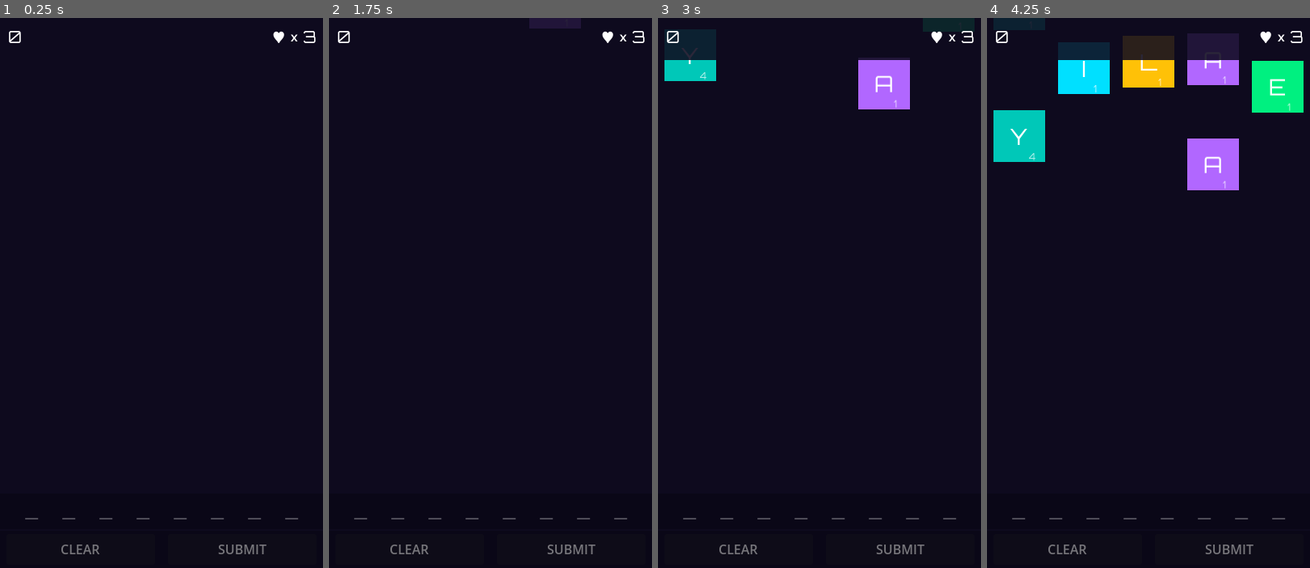
Above: before the commit, frames 1-4 (left to right).
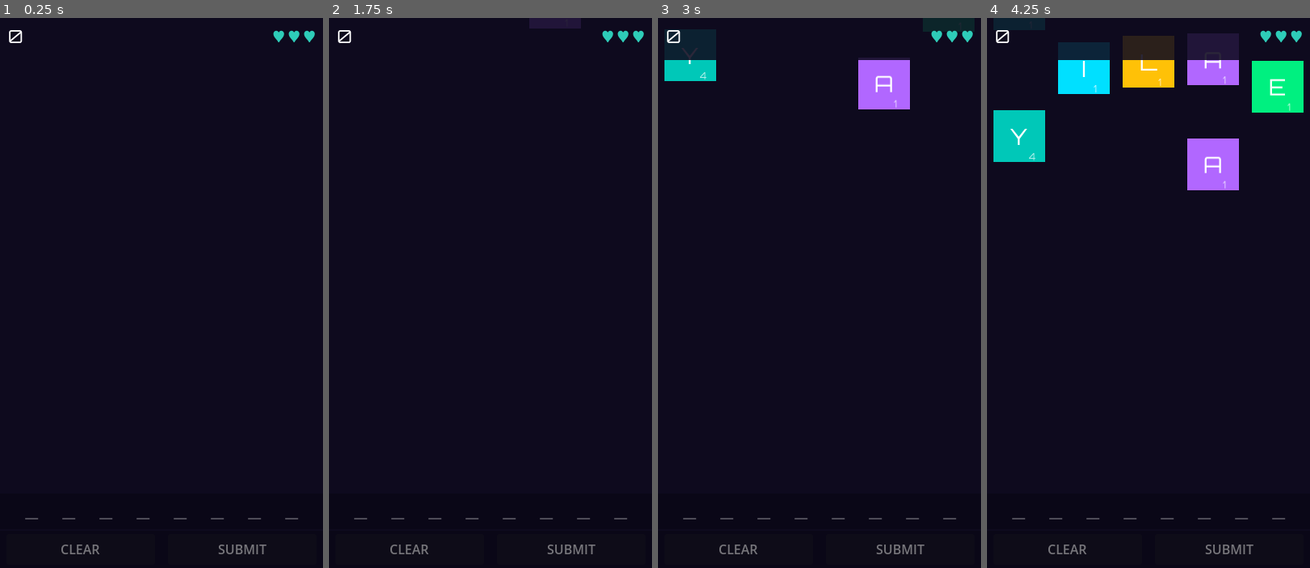
Above: after the commit, the same moments.

Repository: mustafa-elhelbawy/word-storm
Game: Godot game, scene res://scenes/main/Main.tscn
Same seed, same stepped clock (60 frames per second), same inputs: the game is played once before the commit and once after it.
Inputs (mouse positions are in pixels of both pictures, inside the frame that each line leads up to):
- Up to frame 1 (0.25 s): no input
- Up to frame 2 (1.75 s): tap Enter at 0.5 s; move the mouse to (561, 265) at 0.52 s; click (561, 265) at 0.67 s; tap Space at 1.25 s; move the mouse to (425, 320) at 1.27 s; click (425, 320) at 1.42 s
- Up to frame 3 (3 s): tap Enter at 2 s; move the mouse to (884, 18) at 2.02 s; click (884, 18) at 2.17 s; move the mouse to (690, 40) at 2.77 s; click (690, 40) at 2.92 s
- Up to frame 4 (4.25 s): move the mouse to (1083, 18) at 3.52 s; click (1083, 18) at 3.67 s

The runs differ from the first frame. In frame 1, 0.2% of the frame differs, in the area x 2-98%, y 2-5%; in frame 2, 0.2%; in frame 3, 0.2%; in frame 4, 0.2%.

Commit message:
feat(phase-4): scoring combos, HUD tweens, particles, audio (T014–T018)
- ScoreManager: combo multiplier tiers (×1/1.5/2/3), letter-value bonus,
  6s timer expiry, break_combo on invalid word, best score via SaveGame
- SaveGame: ConfigFile persistence for best_score and sound_enabled
- GameScreen: score count-up tween, per-heart life dimming, combo popup
  fly-up label, speed banner, green/red flash overlay via ParticleManager
- ParticleManager: GPUParticles2D burst at each destroyed tile position;
  colour-coded by column; one-shot + queue_free (no leak)
- TileBurst scene: one_shot GPUParticles2D, 16 particles, 0.5s lifetime
- AudioManager: 8-player pool, graceful skip if .ogg missing, SaveGame-
  backed enable toggle; wired to tile_land, tile_select, word events,
  life_lost, game_over
- LetterTile: play tile_land on pile, tile_select on tap
- GameManager: remove best_score field (now owned by ScoreManager)

Closes #9

Co-Authored-By: Claude Sonnet 4.6 <noreply@anthropic.com>

Diff:
--- /dev/null
+++ b/scenes/effects/TileBurst.tscn
@@ -0,0 +1,24 @@
+[gd_scene format=3]
+
+[ext_resource type="Script" path="res://scripts/TileBurst.gd" id="script"]
+
+[sub_resource type="ParticleProcessMaterial" id="proc_mat"]
+direction = Vector3(0, -1, 0)
+spread = 180.0
+initial_velocity_min = 80.0
+initial_velocity_max = 200.0
+gravity = Vector3(0, 200, 0)
+scale_min = 4.0
+scale_max = 8.0
+color = Color(1, 1, 1, 1)
+
+[node name="TileBurst" type="Node2D"]
+script = ExtResource("script")
+
+[node name="Particles" type="GPUParticles2D" parent="."]
+one_shot = true
+emitting = false
+amount = 16
+lifetime = 0.5
+explosiveness = 0.9
+process_material = SubResource("proc_mat")
--- a/scenes/game/GameScreen.tscn
+++ b/scenes/game/GameScreen.tscn
@@ -7,13 +7,18 @@
 
 [sub_resource type="LabelSettings" id="ls_score"]
 font = ExtResource("font")
+font_size = 22
+font_color = Color(1, 1, 1, 1)
+
+[sub_resource type="LabelSettings" id="ls_hearts"]
+font = ExtResource("font")
 font_size = 20
-font_color = Color(1, 1, 1, 1)
-
-[sub_resource type="LabelSettings" id="ls_lives"]
-font = ExtResource("font")
-font_size = 20
-font_color = Color(1, 1, 1, 1)
+font_color = Color(0.18, 0.8, 0.72, 1)
+
+[sub_resource type="LabelSettings" id="ls_combo_indicator"]
+font = ExtResource("font")
+font_size = 18
+font_color = Color(1.0, 0.9, 0.2, 1)
 
 [sub_resource type="LabelSettings" id="ls_gameover"]
 font = ExtResource("font")
@@ -24,6 +29,16 @@
 font = ExtResource("font")
 font_size = 26
 font_color = Color(1, 1, 1, 0.85)
+
+[sub_resource type="LabelSettings" id="ls_combo_popup"]
+font = ExtResource("font")
+font_size = 22
+font_color = Color(1.0, 0.9, 0.2, 1)
+
+[sub_resource type="LabelSettings" id="ls_speed_banner"]
+font = ExtResource("font")
+font_size = 22
+font_color = Color(1.0, 0.8, 0.0, 1)
 
 [node name="GameScreen" type="Node2D"]
 script = ExtResource("script")
@@ -54,6 +69,8 @@
 position = Vector2(360, 0)
 column_id = 4
 
+[node name="EffectsLayer" type="Node2D" parent="."]
+
 [node name="HUD" type="CanvasLayer" parent="."]
 layer = 10
 
@@ -66,20 +83,41 @@
 
 [node name="ScoreLabel" type="Label" parent="HUD/Header"]
 offset_left = 10.0
-offset_top = 10.0
-offset_right = 200.0
+offset_top = 8.0
+offset_right = 220.0
 offset_bottom = 44.0
 text = "0"
 label_settings = SubResource("ls_score")
 
-[node name="LivesLabel" type="Label" parent="HUD/Header"]
-offset_left = 210.0
+[node name="ComboIndicator" type="Label" parent="HUD/Header"]
+visible = false
+offset_left = 10.0
+offset_top = 8.0
+offset_right = 220.0
+offset_bottom = 44.0
+horizontal_alignment = 1
+text = "×1.5"
+label_settings = SubResource("ls_combo_indicator")
+
+[node name="LivesContainer" type="HBoxContainer" parent="HUD/Header"]
+offset_left = 270.0
 offset_top = 10.0
 offset_right = 392.0
 offset_bottom = 44.0
-horizontal_alignment = 2
-text = "♥ × 3"
-label_settings = SubResource("ls_lives")
+alignment = 2
+theme_override_constants/separation = 2
+
+[node name="Heart0" type="Label" parent="HUD/Header/LivesContainer"]
+text = "♥"
+label_settings = SubResource("ls_hearts")
+
+[node name="Heart1" type="Label" parent="HUD/Header/LivesContainer"]
+text = "♥"
+label_settings = SubResource("ls_hearts")
+
+[node name="Heart2" type="Label" parent="HUD/Header/LivesContainer"]
+text = "♥"
+label_settings = SubResource("ls_hearts")
 
 [node name="TrayBG" type="ColorRect" parent="HUD"]
 offset_left = 0.0
@@ -117,6 +155,34 @@
 text = "SUBMIT"
 disabled = true
 
+[node name="FlashOverlay" type="ColorRect" parent="HUD"]
+mouse_filter = 2
+offset_left = 0.0
+offset_top = 0.0
+offset_right = 400.0
+offset_bottom = 680.0
+color = Color(1.0, 0.0, 0.0, 0.0)
+
+[node name="ComboPopup" type="Label" parent="HUD"]
+visible = false
+offset_left = 50.0
+offset_top = 510.0
+offset_right = 350.0
+offset_bottom = 548.0
+horizontal_alignment = 1
+text = "+2× COMBO!"
+label_settings = SubResource("ls_combo_popup")
+
+[node name="SpeedBanner" type="Label" parent="HUD"]
+visible = false
+offset_left = 100.0
+offset_top = 290.0
+offset_right = 300.0
+offset_bottom = 320.0
+horizontal_alignment = 1
+text = "⚡ FASTER!"
+label_settings = SubResource("ls_speed_banner")
+
 [node name="GameOverlay" type="ColorRect" parent="HUD"]
 visible = false
 offset_left = 0.0
--- a/scripts/GameScreen.gd
+++ b/scripts/GameScreen.gd
@@ -1,10 +1,14 @@
 extends Node2D
 
 var _word_tray: WordTray
+var _displayed_score: int = 0
+var _combo_popup_tween: Tween = null
 
 
 func _ready() -> void:
 	_word_tray = $HUD/TrayBG/WordTray
+
+	ParticleManager.set_effects_layer($EffectsLayer)
 
 	for child in get_children():
 		if child.has_signal("pile_overflow"):
@@ -20,9 +24,11 @@
 
 	GameManager.life_lost.connect(_on_life_lost)
 	GameManager.game_over.connect(_on_game_over)
+	GameManager.speed_increased.connect(_on_speed_increased)
 	WordValidator.word_accepted.connect(_on_word_accepted)
 	WordValidator.word_rejected.connect(_on_word_rejected)
-	ScoreManager.score_changed.connect(_on_score_changed)
+	ScoreManager.score_updated.connect(_on_score_updated)
+	ScoreManager.combo_changed.connect(_on_combo_changed)
 
 	ScoreManager.reset()
 	GameManager.start_game(GameManager.SessionType.CLASSIC)
@@ -53,30 +59,63 @@
 	_word_tray.clear()
 
 
-func _on_word_accepted(word: String, score: int) -> void:
+func _on_word_accepted(_word: String, _raw_score: int) -> void:
 	var tiles := _word_tray.get_tiles()
 	_word_tray.accept_and_destroy()
+	ScoreManager.award(tiles)
 	for tile in tiles:
+		ParticleManager.emit_burst(tile.global_position, tile.column_id)
 		tile.destroy()
-	ScoreManager.add(score)
+	AudioManager.play("word_valid")
+	ParticleManager.flash($HUD/FlashOverlay, Color(0.0, 0.8, 0.3), 0.2)
 
 
 func _on_word_rejected(_word: String) -> void:
+	ScoreManager.break_combo()
 	_word_tray.clear()
 	_flash_tray()
+	AudioManager.play("word_invalid")
 
 
 func _on_life_lost(lives: int) -> void:
 	_refresh_lives(lives)
-
-
-func _on_score_changed(new_score: int) -> void:
-	$HUD/Header/ScoreLabel.text = str(new_score)
+	AudioManager.play("life_lost")
+	ParticleManager.flash($HUD/FlashOverlay, Color(0.9, 0.1, 0.1), 0.3)
 
 
 func _on_game_over() -> void:
+	AudioManager.play("game_over")
 	$HUD/GameOverlay.visible = true
-	$HUD/GameOverlay/FinalScoreLabel.text = "Score: %d" % ScoreManager.current_score
+	$HUD/GameOverlay/FinalScoreLabel.text = "Score: %d" % ScoreManager.score
+
+
+func _on_speed_increased(_new_speed: float) -> void:
+	# Columns handle their own speed via GameManager.speed_increased — just show banner
+	_show_speed_banner()
+
+
+func _on_score_updated(new_score: int, _delta: int) -> void:
+	var tween := create_tween()
+	tween.tween_method(
+		func(v: int) -> void: $HUD/Header/ScoreLabel.text = str(v),
+		_displayed_score,
+		new_score,
+		0.4
+	)
+	_displayed_score = new_score
+
+
+func _on_combo_changed(multiplier: float) -> void:
+	var indicator := $HUD/Header/ComboIndicator
+	if multiplier <= 1.0:
+		indicator.hide()
+	else:
+		indicator.text = "×%.1f" % multiplier
+		indicator.show()
+		var tween := create_tween()
+		tween.tween_property(indicator, "scale", Vector2(1.3, 1.3), 0.1)
+		tween.tween_property(indicator, "scale", Vector2(1.0, 1.0), 0.1)
+	_show_combo_popup(multiplier)
 
 
 func _on_play_again_pressed() -> void:
@@ -85,9 +124,11 @@
 	for child in get_children():
 		if child.has_method("reset"):
 			child.reset()
+	_displayed_score = 0
 	ScoreManager.reset()
 	GameManager.start_game(GameManager.SessionType.CLASSIC)
 	_refresh_lives(GameManager.MAX_LIVES)
+	_on_tray_changed(null)
 
 
 func _on_tray_changed(_tile) -> void:
@@ -97,7 +138,38 @@
 
 
 func _refresh_lives(lives: int) -> void:
-	$HUD/Header/LivesLabel.text = "♥ × %d" % lives
+	var container := $HUD/Header/LivesContainer
+	var hearts := container.get_children()
+	for i in hearts.size():
+		# Dim hearts that are "lost" — e.g. with 2 lives remaining, heart at index 2 is dimmed
+		hearts[i].modulate.a = 1.0 if i < lives else 0.2
+
+
+func _show_combo_popup(multiplier: float) -> void:
+	if multiplier <= 1.0:
+		return
+	if _combo_popup_tween != null and _combo_popup_tween.is_valid():
+		_combo_popup_tween.kill()
+	var label := $HUD/ComboPopup
+	label.text = "+%.0f× COMBO!" % multiplier
+	label.position.y = 510.0
+	label.modulate.a = 1.0
+	label.show()
+	_combo_popup_tween = create_tween()
+	_combo_popup_tween.set_parallel(true)
+	_combo_popup_tween.tween_property(label, "position:y", 450.0, 0.6)
+	_combo_popup_tween.tween_property(label, "modulate:a", 0.0, 0.6)
+	_combo_popup_tween.chain().tween_callback(label.hide)
+
+
+func _show_speed_banner() -> void:
+	var banner := $HUD/SpeedBanner
+	banner.modulate.a = 1.0
+	banner.show()
+	var tween := create_tween()
+	tween.tween_interval(0.8)
+	tween.tween_property(banner, "modulate:a", 0.0, 0.4)
+	tween.tween_callback(banner.hide)
 
 
 func _flash_tray() -> void:
--- a/scripts/LetterTile.gd
+++ b/scripts/LetterTile.gd
@@ -39,12 +39,14 @@
 func _land() -> void:
 	state = TileState.PILED
 	tile_landed.emit(column_id)
+	AudioManager.play("tile_land")
 
 
 func _on_input_event(_viewport: Node, event: InputEvent, _shape_idx: int) -> void:
 	if event is InputEventScreenTouch and event.pressed:
 		if state == TileState.FALLING or state == TileState.PILED or state == TileState.SELECTED:
 			tile_tapped.emit(self)
+			AudioManager.play("tile_select")
 
 
 func select() -> void:
--- /dev/null
+++ b/scripts/TileBurst.gd
@@ -0,0 +1,9 @@
+extends Node2D
+
+
+func fire(colour: Color) -> void:
+	var mat := $Particles.process_material as ParticleProcessMaterial
+	mat.color = colour
+	$Particles.emitting = true
+	await get_tree().create_timer($Particles.lifetime + 0.1).timeout
+	queue_free()
--- a/scripts/autoloads/AudioManager.gd
+++ b/scripts/autoloads/AudioManager.gd
@@ -1,5 +1,57 @@
 extends Node
+
+const SFX_PATHS: Dictionary = {
+	"tile_land":    "res://assets/audio/sfx/tile_land.ogg",
+	"tile_select":  "res://assets/audio/sfx/tile_select.ogg",
+	"word_valid":   "res://assets/audio/sfx/word_valid.ogg",
+	"word_invalid": "res://assets/audio/sfx/word_invalid.ogg",
+	"life_lost":    "res://assets/audio/sfx/life_lost.ogg",
+	"game_over":    "res://assets/audio/sfx/game_over.ogg",
+}
+
+const POOL_SIZE: int = 8
+
+var _pool: Array[AudioStreamPlayer] = []
+var _sounds: Dictionary = {}
+var _enabled: bool = true
 
 
 func _ready() -> void:
-	pass
+	for i in POOL_SIZE:
+		var player := AudioStreamPlayer.new()
+		add_child(player)
+		_pool.append(player)
+
+	var loaded := 0
+	for name in SFX_PATHS:
+		var path: String = SFX_PATHS[name]
+		if FileAccess.file_exists(path):
+			_sounds[name] = load(path)
+			loaded += 1
+
+	print("AudioManager: loaded %d sounds" % loaded)
+	_enabled = SaveGame.get_sound_enabled()
+
+
+func play(name: String) -> void:
+	if not _enabled or not _sounds.has(name):
+		return
+	var player := _get_free_player()
+	if player == null:
+		return
+	player.stream = _sounds[name]
+	player.play()
+
+
+func set_enabled(value: bool) -> void:
+	_enabled = value
+	if not value:
+		for p in _pool:
+			p.stop()
+
+
+func _get_free_player() -> AudioStreamPlayer:
+	for p in _pool:
+		if not p.playing:
+			return p
+	return null
--- a/scripts/autoloads/GameManager.gd
+++ b/scripts/autoloads/GameManager.gd
@@ -21,7 +21,6 @@
 var speed_level:     int         = 0
 var current_speed:   float       = BASE_SPEED
 var elapsed_seconds: float       = 0.0
-var best_score:      int         = 0
 var active_tiles:    Array       = []
 
 
--- a/scripts/autoloads/ParticleManager.gd
+++ b/scripts/autoloads/ParticleManager.gd
@@ -1,5 +1,26 @@
 extends Node
 
+const BURST_SCENE := preload("res://scenes/effects/TileBurst.tscn")
 
-func _ready() -> void:
-	pass
+var _effects_layer: Node2D = null
+
+
+func set_effects_layer(layer: Node2D) -> void:
+	_effects_layer = layer
+
+
+func emit_burst(world_pos: Vector2, column_id: int) -> void:
+	if _effects_layer == null:
+		return
+	var colour := Palette.COL_COLOURS[clampi(column_id, 0, 4)]
+	var burst: Node2D = BURST_SCENE.instantiate()
+	burst.position = world_pos
+	_effects_layer.add_child(burst)
+	burst.fire(colour)
+
+
+func flash(overlay: ColorRect, colour: Color, duration: float) -> void:
+	overlay.color = colour
+	overlay.modulate.a = 0.4
+	var tween := overlay.create_tween()
+	tween.tween_property(overlay, "modulate:a", 0.0, duration)
--- a/scripts/autoloads/SaveGame.gd
+++ b/scripts/autoloads/SaveGame.gd
@@ -1,5 +1,27 @@
 extends Node
+
+const SAVE_PATH := "user://save.cfg"
+
+var _cfg: ConfigFile = ConfigFile.new()
 
 
 func _ready() -> void:
-	pass
+	_cfg.load(SAVE_PATH)
+
+
+func get_best_score() -> int:
+	return int(_cfg.get_value("scores", "best", 0))
+
+
+func set_best_score(value: int) -> void:
+	_cfg.set_value("scores", "best", value)
+	_cfg.save(SAVE_PATH)
+
+
+func get_sound_enabled() -> bool:
+	return bool(_cfg.get_value("settings", "sound_enabled", true))
+
+
+func set_sound_enabled(value: bool) -> void:
+	_cfg.set_value("settings", "sound_enabled", value)
+	_cfg.save(SAVE_PATH)
--- a/scripts/autoloads/ScoreManager.gd
+++ b/scripts/autoloads/ScoreManager.gd
@@ -1,17 +1,88 @@
 extends Node
 
-signal score_changed(new_score: int)
+signal score_updated(new_score: int, delta: int)
+signal combo_changed(multiplier: float)
 
-var current_score: int = 0
+const BASE_SCORES: Dictionary = { 3: 10, 4: 25, 5: 50 }
+const BASE_SCORE_LONG: int = 100
+const COMBO_RESET_SECONDS: float = 6.0
+
+# [min_consecutive, multiplier] — checked highest-first
+const COMBO_TIERS: Array[Array] = [
+	[6, 3.0],
+	[4, 2.0],
+	[2, 1.5],
+	[0, 1.0],
+]
+
+var score: int = 0
+var best_score: int = 0
+var combo_count: int = 0
+var _combo_timer: float = 0.0
+var _combo_active: bool = false
+
+
+func _process(delta: float) -> void:
+	if GameManager.state != GameManager.State.PLAYING:
+		return
+	if _combo_active:
+		_combo_timer -= delta
+		if _combo_timer <= 0.0:
+			_expire_combo()
 
 
 func reset() -> void:
-	current_score = 0
-	score_changed.emit(0)
+	score = 0
+	combo_count = 0
+	_combo_timer = 0.0
+	_combo_active = false
+	best_score = SaveGame.get_best_score()
+	score_updated.emit(0, 0)
+	combo_changed.emit(1.0)
 
 
-func add(points: int) -> void:
-	current_score += points
-	if current_score > GameManager.best_score:
-		GameManager.best_score = current_score
-	score_changed.emit(current_score)
+func award(tiles: Array) -> int:
+	var length := tiles.size()
+	var base: int = BASE_SCORES.get(length, BASE_SCORE_LONG)
+
+	var letter_sum: int = 0
+	for tile in tiles:
+		letter_sum += tile.point_value
+	var letter_bonus: float = 1.0 + letter_sum * 0.1
+
+	combo_count += 1
+	_combo_timer = COMBO_RESET_SECONDS
+	_combo_active = true
+	var multiplier := _get_combo_multiplier()
+
+	var points := int(base * multiplier * letter_bonus)
+	score += points
+
+	if score > best_score:
+		best_score = score
+		SaveGame.set_best_score(best_score)
+
+	score_updated.emit(score, points)
+	combo_changed.emit(multiplier)
+	return points
+
+
+func break_combo() -> void:
+	combo_count = 0
+	_combo_timer = 0.0
+	_combo_active = false
+	combo_changed.emit(1.0)
+
+
+func _get_combo_multiplier() -> float:
+	for tier in COMBO_TIERS:
+		if combo_count >= tier[0]:
+			return tier[1]
+	return 1.0
+
+
+func _expire_combo() -> void:
+	combo_count = 0
+	_combo_timer = 0.0
+	_combo_active = false
+	combo_changed.emit(1.0)
